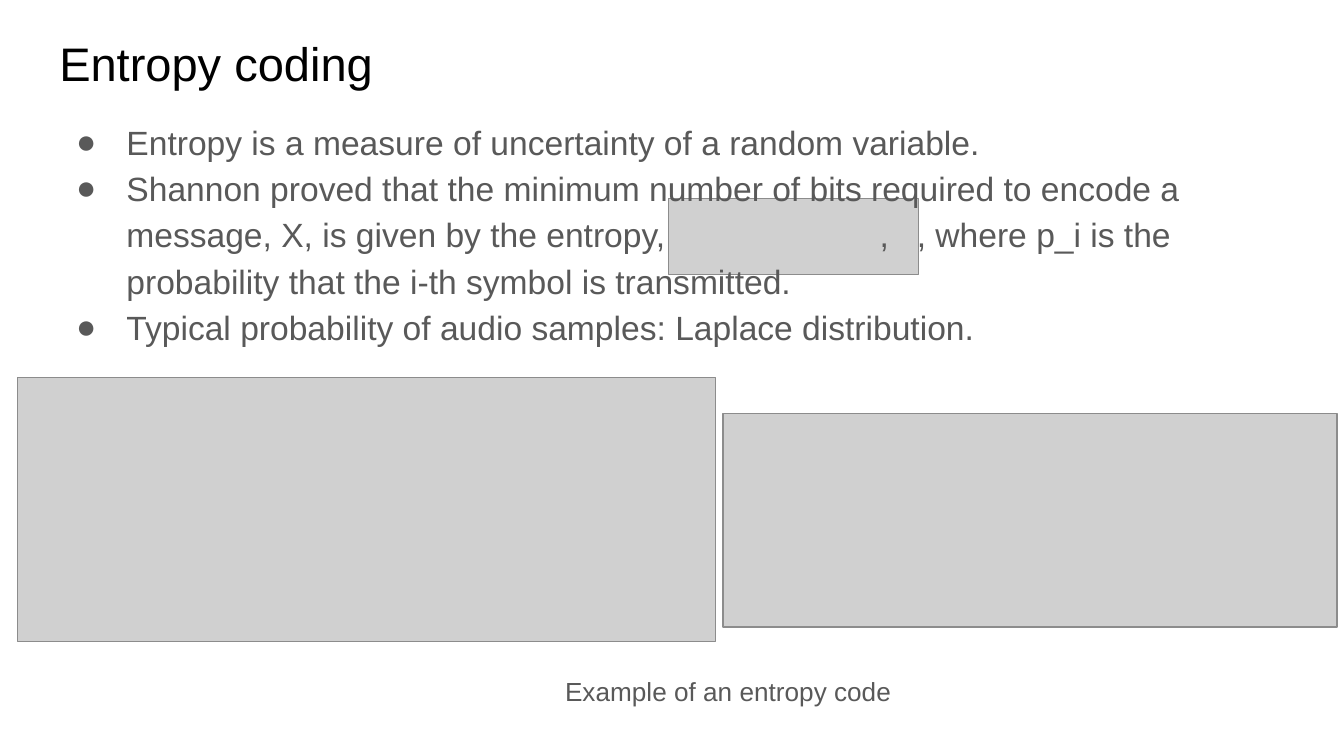
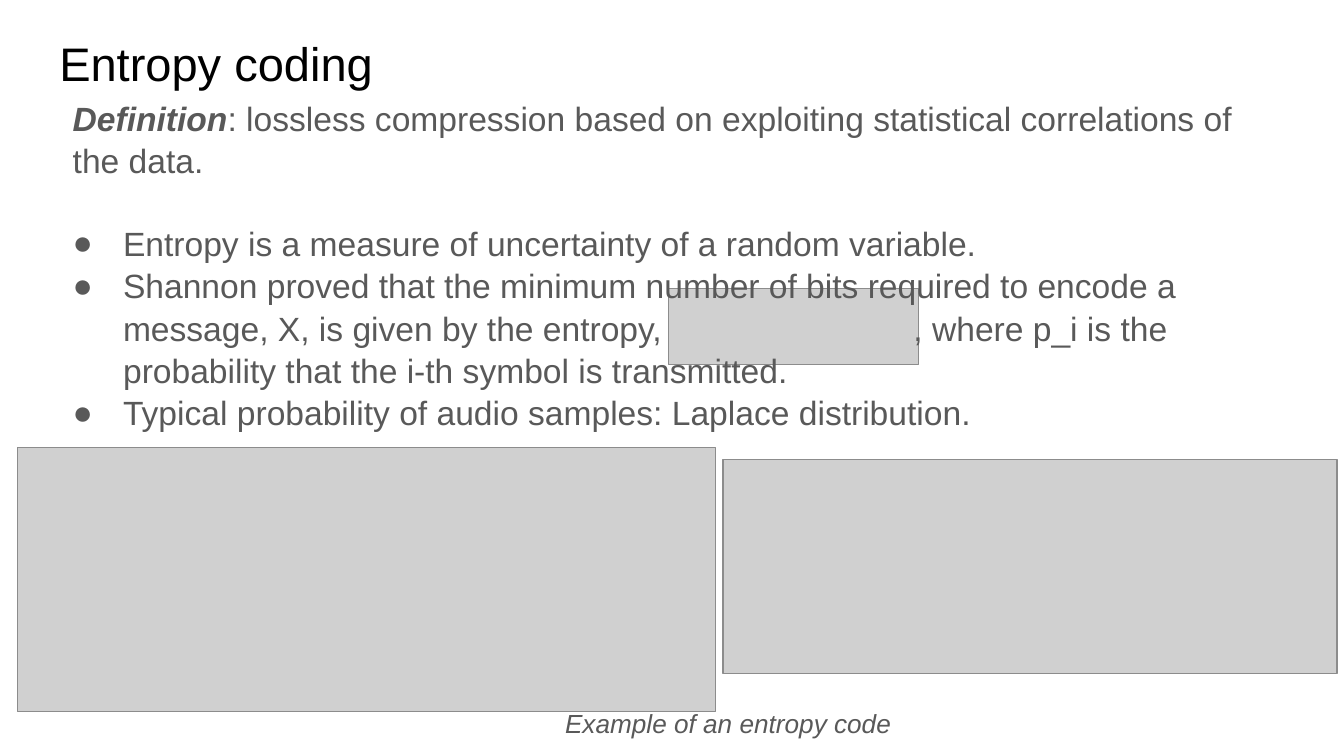
Before and after one commit to xserra/audio-coding-materials, a slide deck: slide 20 of lectures/2. Quantization and _entropy coding.pptx. Drawn at 1344x756 pixels with LibreOffice and Linux fonts; fonts in the diff are those of the drawing; grey boxes stand for pictures. Boxes give left, top, right and bottom in pixels: in the first picture for what was removed or moved away, otherwise in the second. Text is boxed around its words. In the diff, an @@ line names an element or a change of style, - is before the commit and + after.

```diff
--- a/lectures/2. Quantization and _entropy coding.pptx
+++ b/lectures/2. Quantization and _entropy coding.pptx
@@ text "Definition: lossless compression based on ..." moved from (x1=126, y1=130, x2=1179, y2=346) to (x1=73, y1=106, x2=1232, y2=432) @@
@@ text at (x1=73, y1=106, x2=1232, y2=174): paragraph added @@
+Definition: lossless compression based on exploiting statistical correlations of the data.
@@ text at (x1=123, y1=231, x2=976, y2=432): line spacing 1.15 to 1.05 @@
@@ text at (x1=123, y1=272, x2=1176, y2=389): text changed @@
-● Shannon proved that the minimum number of bits required to encode a message, X, is given by the entropy, , , where p_i is the probability that the i-th symbol is transmitted.
+● Shannon proved that the minimum number of bits required to encode a message, X, is given by the entropy, , where p_i is the probability that the i-th symbol is transmitted.
@@ picture moved from (x1=668, y1=199, x2=918, y2=276) to (x1=668, y1=289, x2=918, y2=366) @@
@@ picture moved from (x1=17, y1=378, x2=716, y2=642) to (x1=17, y1=448, x2=716, y2=712) @@
@@ picture moved from (x1=723, y1=414, x2=1337, y2=628) to (x1=723, y1=460, x2=1337, y2=673) @@
@@ text "Example of an entropy code" moved from (x1=565, y1=682, x2=891, y2=707) to (x1=565, y1=714, x2=891, y2=739) @@
@@ text "Example of an entropy code" at (x1=565, y1=714, x2=891, y2=739): italic on @@
```
Also in this commit, not shown: 5 other slides changed.
